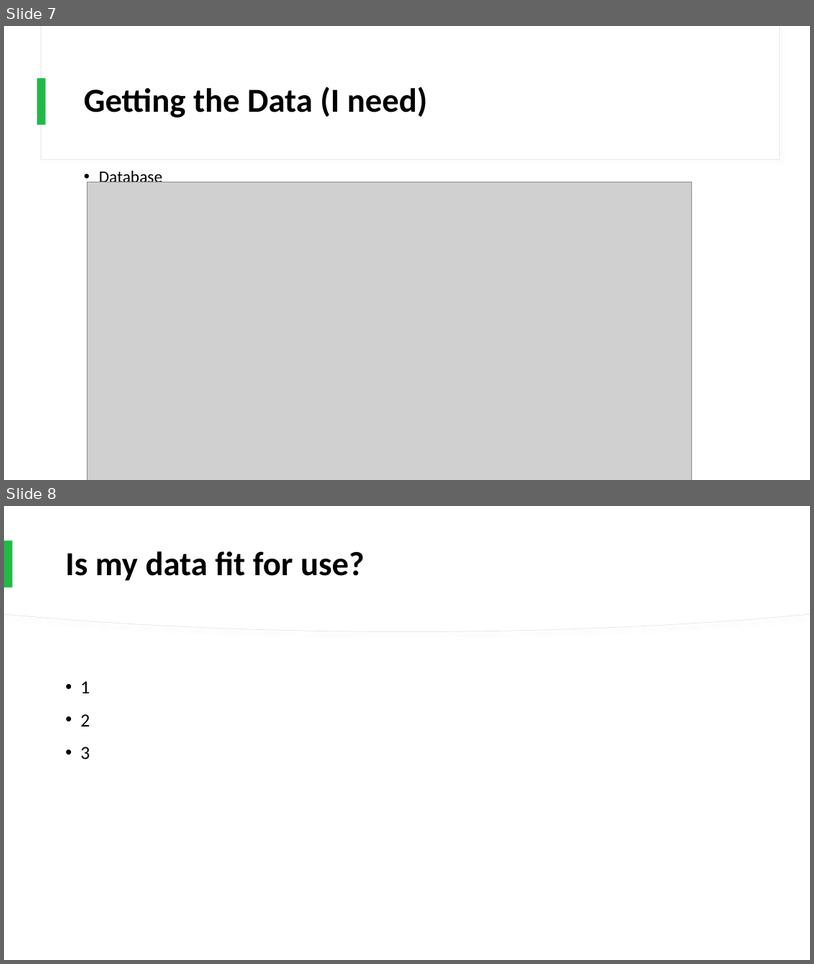
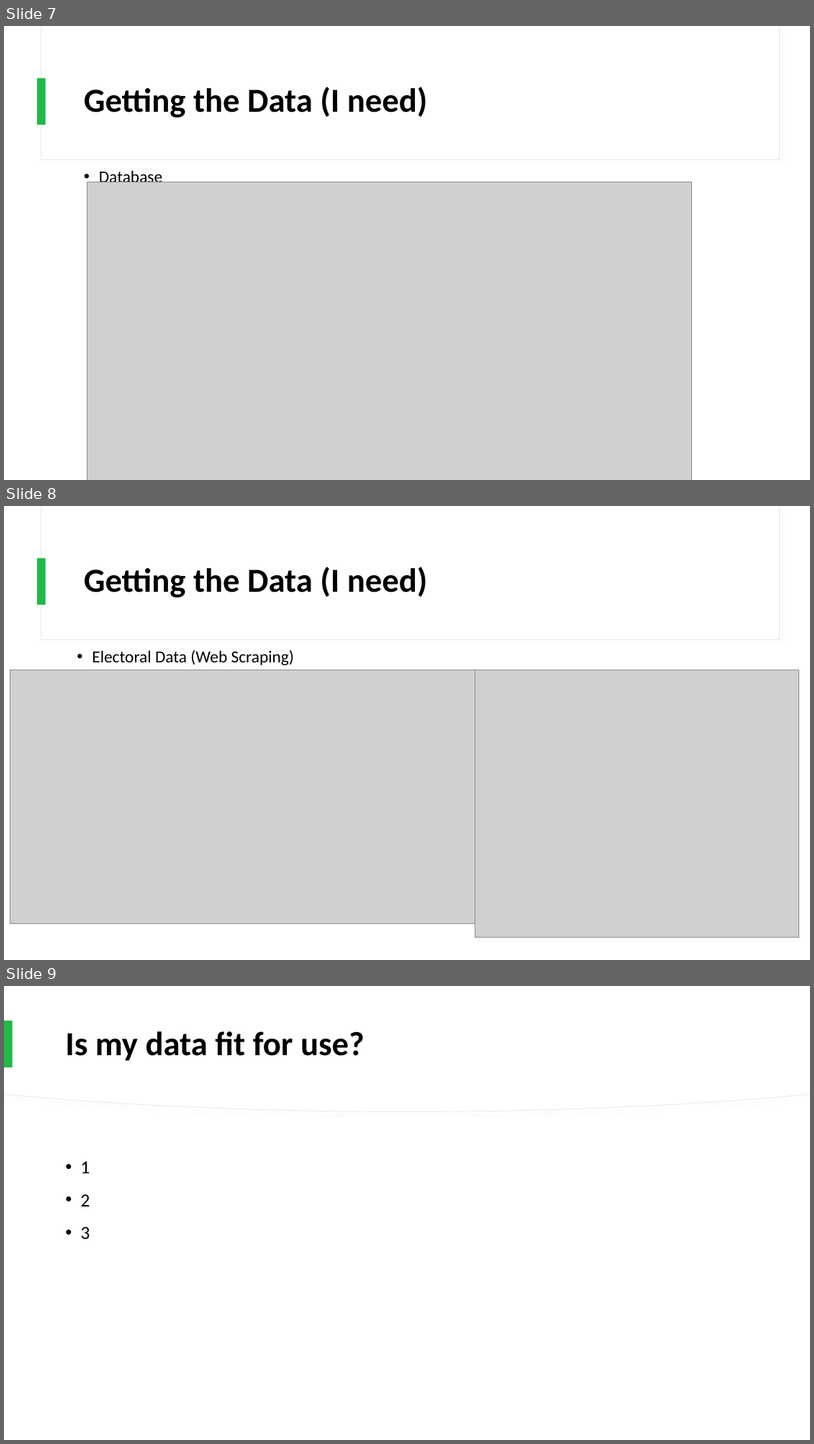
Before and after one commit to cristhyanc/Data7001_Group8, a slide deck: presentation/Getting the data.pptx. Shown one above the other, each under a label of ours: slides 7 and 8 before the commit, slides 7, 8 and 9 after it. The pictures are 814x964 and 814x1444 pixels, drawn with LibreOffice and Linux fonts; fonts in the diff are those of the drawing; grey boxes stand for pictures. Boxes give left, top, right and bottom in pixels: in the first picture for what was removed or moved away, otherwise in the second. Text is boxed around its words. In the diff, an @@ line names an element or a change of style, - is before the commit and + after.

Commit message:
Data i need

```diff
--- a/presentation/Getting the data.pptx
+++ b/presentation/Getting the data.pptx
@@ slide 8 added at (4, 506, 810, 960), background #FFFFFF; not listed: 3 template elements that a slide beside it also shows @@
@@ title added at (84, 566, 427, 597), 40 pt, text #000000, bold @@
+Getting the Data (I need)
@@ text added at (92, 650, 294, 665), 20 pt, text #000000 @@
+• Electoral Data (Web Scraping)
@@ picture added at (10, 670, 476, 924) @@
@@ picture added at (476, 670, 800, 937) @@
@@ what was slide 8 is now slide 9 @@
```
